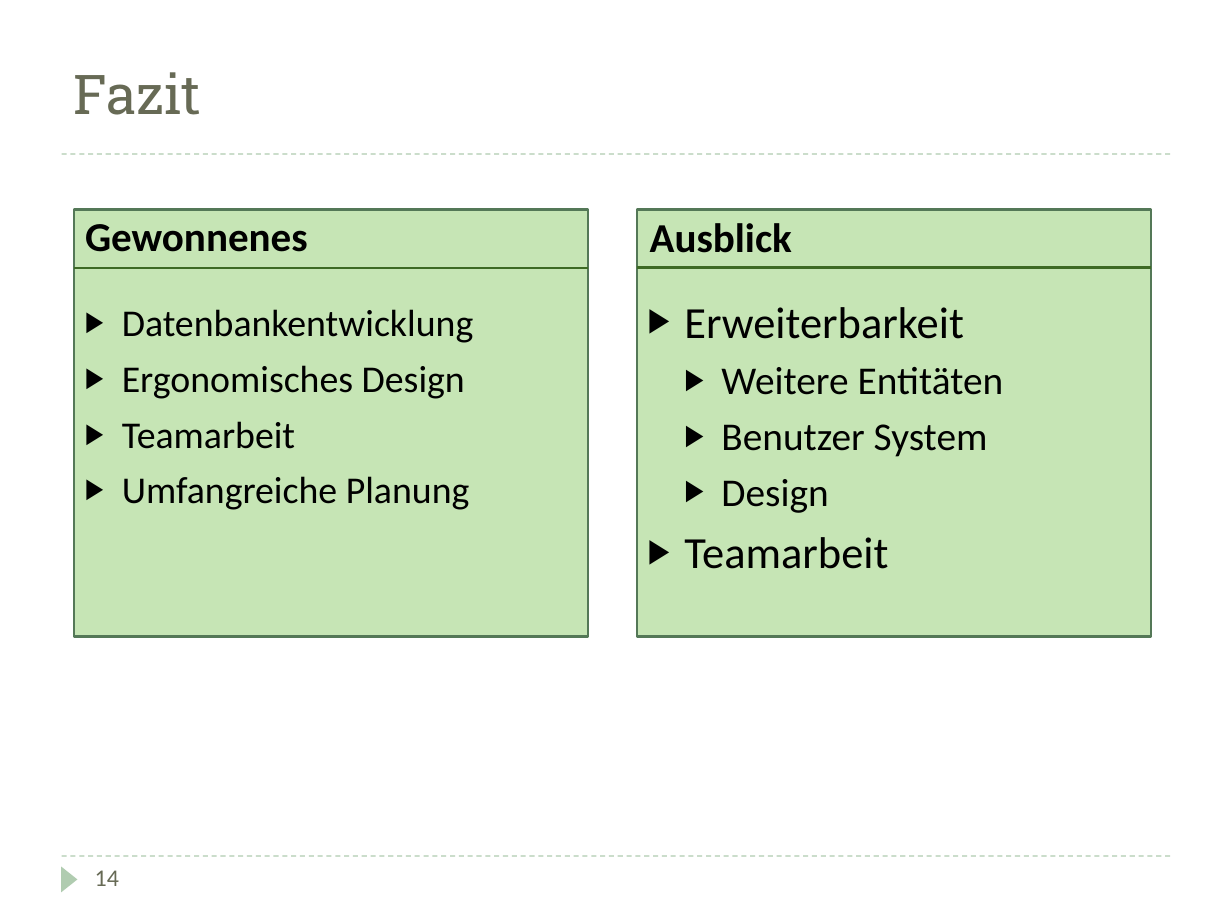
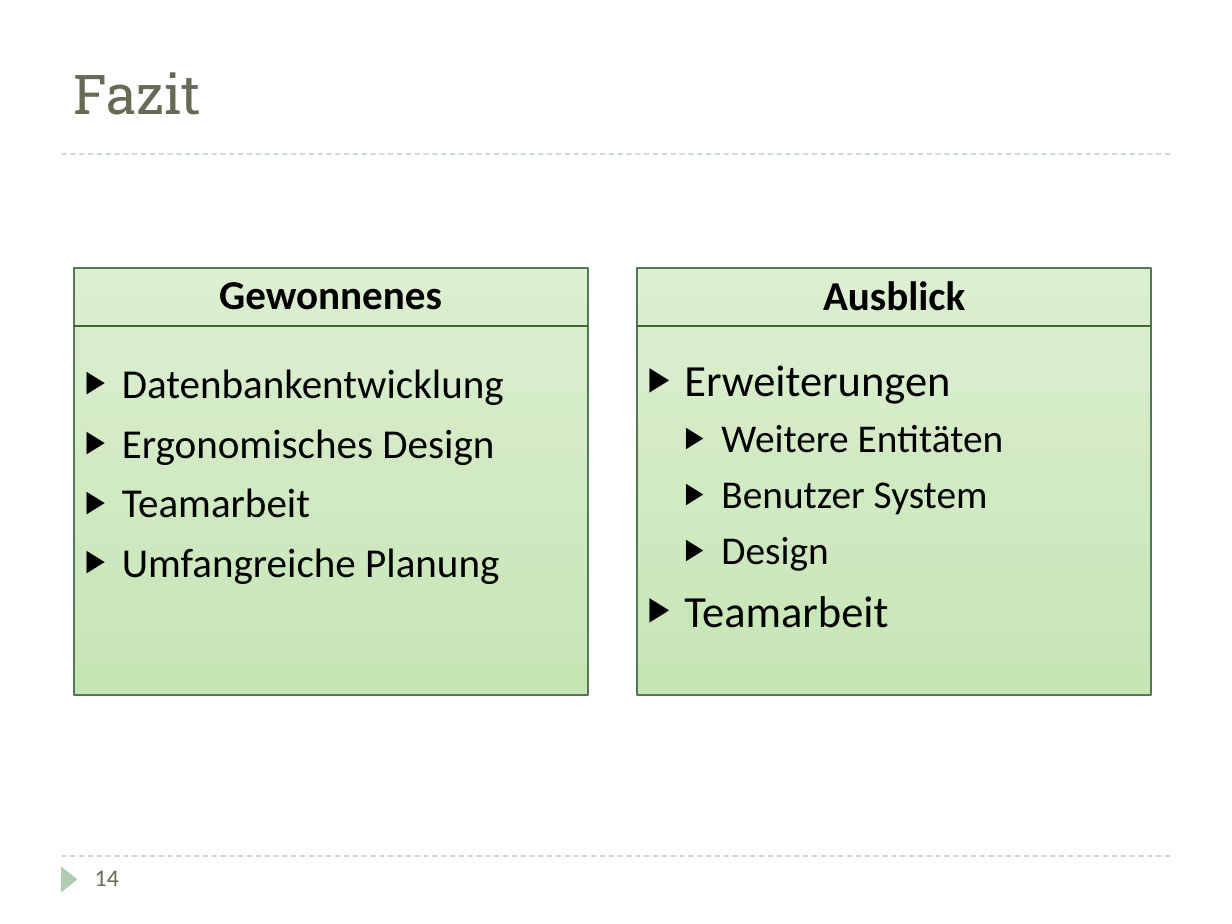
Before and after one commit to DarksideCode/Inventory-Management-System, a slide deck: slide 15 of Doku/Präsentation.pptx. Drawn at 1232x924 pixels with LibreOffice and Linux fonts; fonts in the diff are those of the drawing. Boxes give left, top, right and bottom in pixels: in the first picture for what was removed or moved away, otherwise in the second. Text is boxed around its words. In the diff, an @@ line names an element or a change of style, - is before the commit and + after.

```diff
--- a/Doku/Präsentation.pptx
+++ b/Doku/Präsentation.pptx
@@ text "Gewonnenes": place and size @@
-text "Gewonnenes" at [85,224,308,252]
+text "Gewonnenes" at [219,282,442,310]
@@ text "Gewonnenes" at [219,282,442,310]: alignment left to centre @@
@@ 2 texts, 2 rectangles, 1 line: place and size @@
-2 texts, 2 rectangles, 1 line at [74,209,1151,636]
+2 texts, 2 rectangles, 1 line at [74,269,1151,695]
@@ rectangle at [74,269,588,695]: fill #C6E5B5 to gradient #C6E5B5 to #DCEFD1 @@
@@ text "Ausblick" at [823,281,965,311]: alignment left to centre @@
@@ text "Ausblick": place and size @@
-text "Ausblick" at [650,223,792,253]
+text "Ausblick" at [823,281,965,311]
@@ rectangle at [637,269,1151,695]: fill #C6E5B5 to gradient #C6E5B5 to #DCEFD1 @@
@@ line moved from (74, 269) - (589, 269) to (74, 326) - (589, 326) @@
@@ text "Datenbankentwicklung" at [122,369,504,584]: size 22.1 to 24.1 pt @@
@@ text at [684,365,950,404]: text changed @@
-▶ Erweiterbarkeit
+▶ Erweiterungen
```
Also in this commit, not shown: 3 other slides changed, 3 other files.
